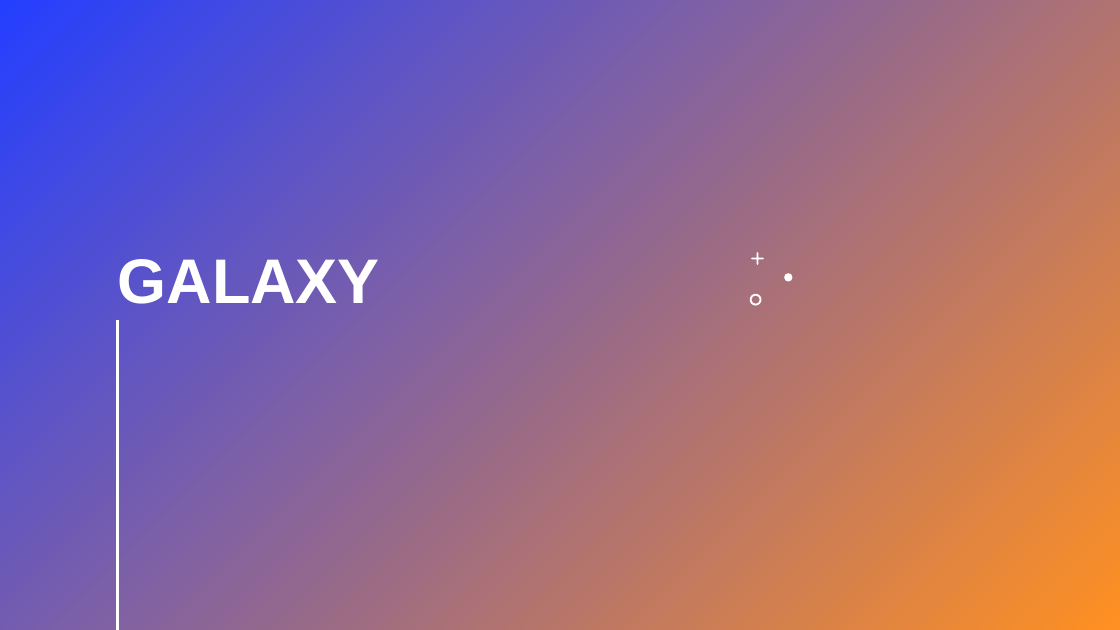
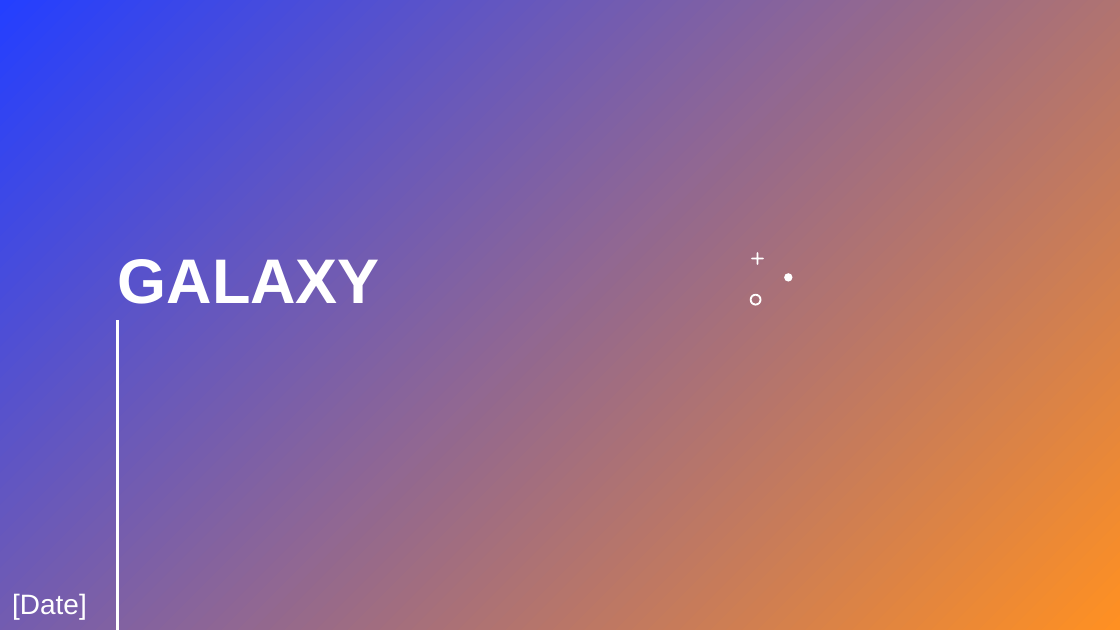
Before and after one commit to Data2401/final-project-fall-2024-classic-films, a slide deck: slide 1 of Films_raw_theme.pptx. Drawn at 1120x630 pixels with LibreOffice and Linux fonts; fonts in the diff are those of the drawing; background and template pictures are left out. Boxes give left, top, right and bottom in pixels: in the first picture for what was removed or moved away, otherwise in the second. Text is boxed around its words. In the diff, an @@ line names an element or a change of style, - is before the commit and + after.

```diff
--- a/Films_raw_theme.pptx
+++ b/Films_raw_theme.pptx
@@ text added at bbox=[12, 593, 87, 619], 24 pt, text #FFFFFF @@
+[Date]
```
Also in this commit, not shown: 3 other slides changed, 2 other files.
